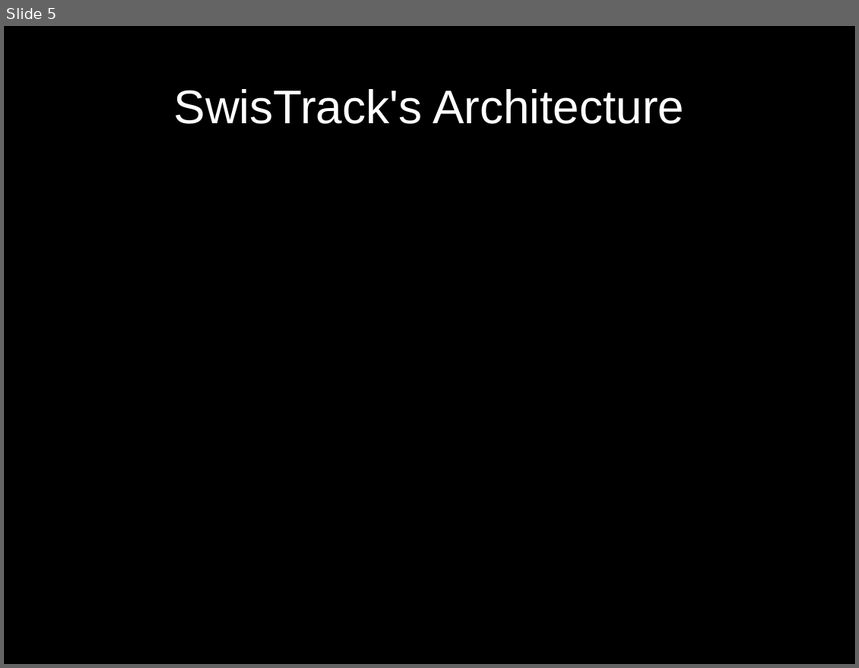
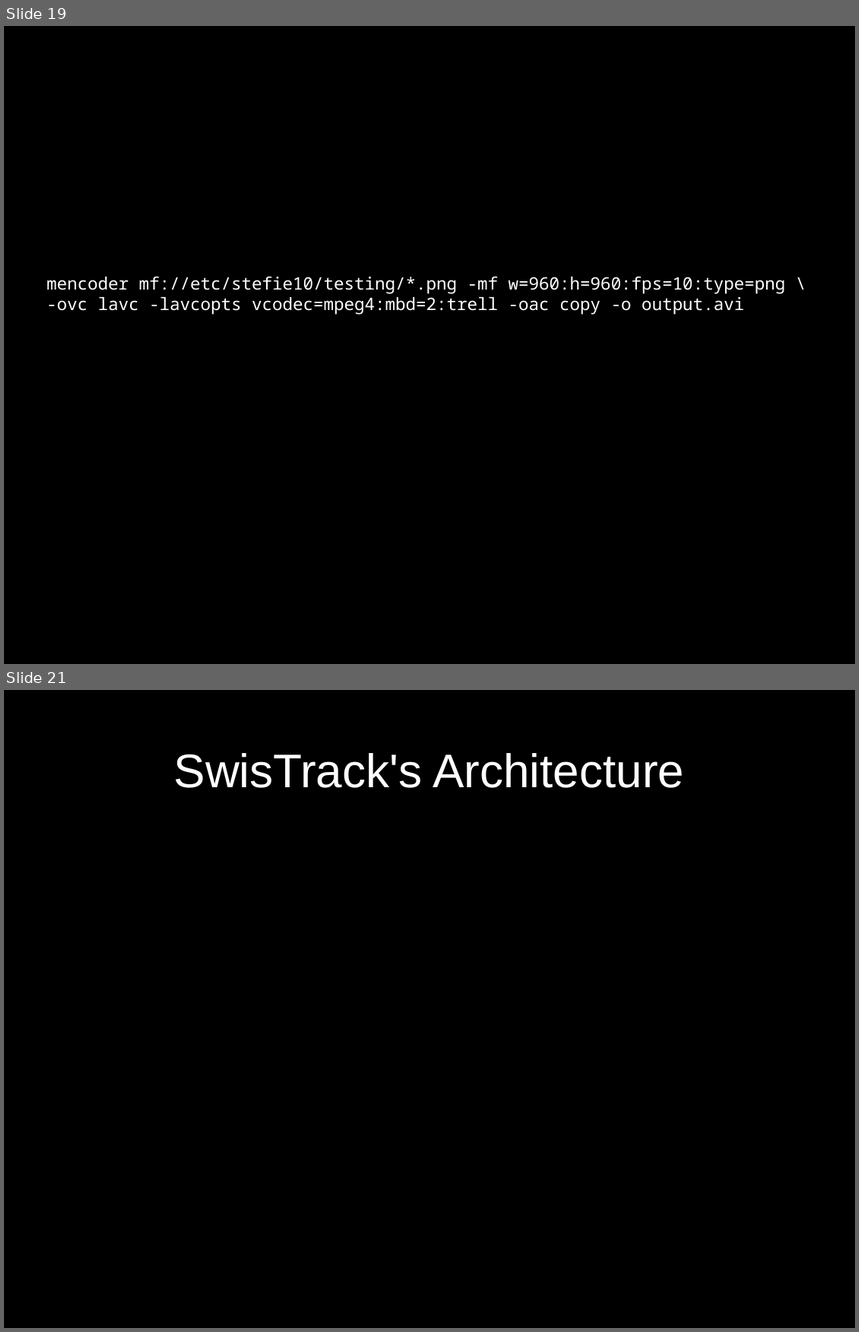
Before and after one commit to d28b/swistrack, a slide deck: Doc/tutorial.stefie10.06.2009/tutorialSlides.odp. Shown one above the other, each under a label of ours: slide 5 before the commit, slides 19 and 21 after it; the slides between them are not shown. The pictures are 859x668 and 859x1332 pixels, drawn with LibreOffice and Linux fonts; fonts in the diff are those of the drawing. Boxes give left, top, right and bottom in pixels: in the first picture for what was removed or moved away, otherwise in the second. Text is boxed around its words. In the diff, an @@ line names an element or a change of style, - is before the commit and + after.

```diff
--- a/Doc/tutorial.stefie10.06.2009/tutorialSlides.odp
+++ b/Doc/tutorial.stefie10.06.2009/tutorialSlides.odp
@@ slide 19 added at (4,26,855,664), background #000000 @@
@@ subtitle added at (47,276,786,315), 16 pt, text #FFFFFF @@
+mencoder mf://etc/stefie10/testing/*.png -mf w=960:h=960:fps=10:type=png \
+-ovc lavc -lavcopts vcodec=mpeg4:mbd=2:trell -oac copy -o output.avi
@@ what was slide 5 is now slide 21 @@
```
Also in this commit, not shown: 11 slides changed, 11 other slides added, 8 slides removed, 7 other files.
